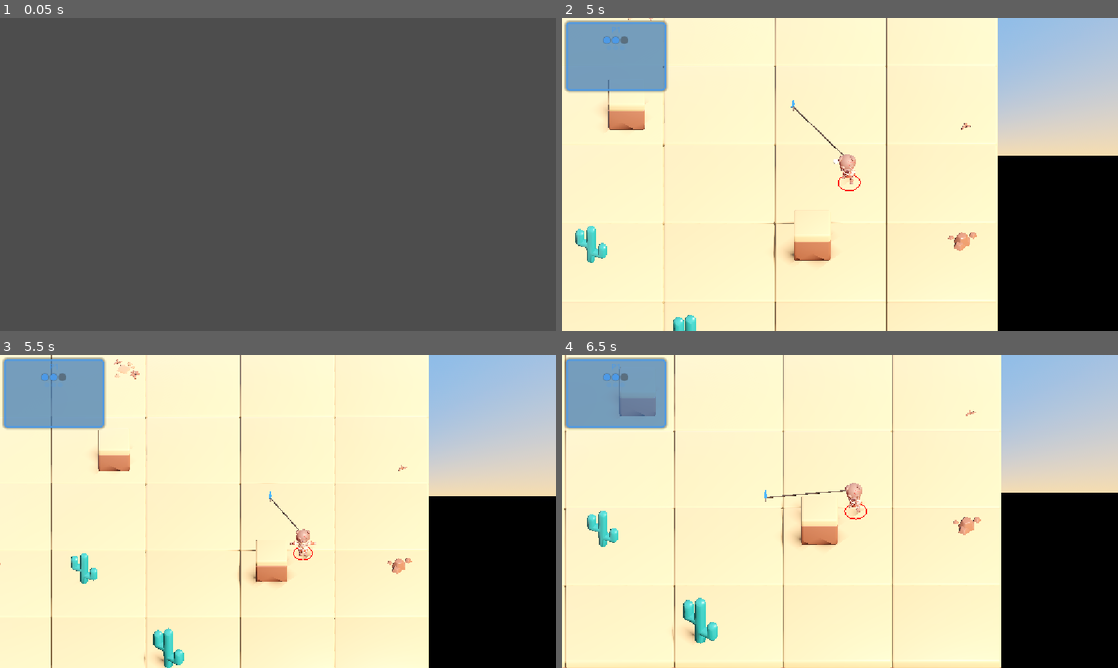
Above: before the commit, frames 1-4 (two rows, left to right).
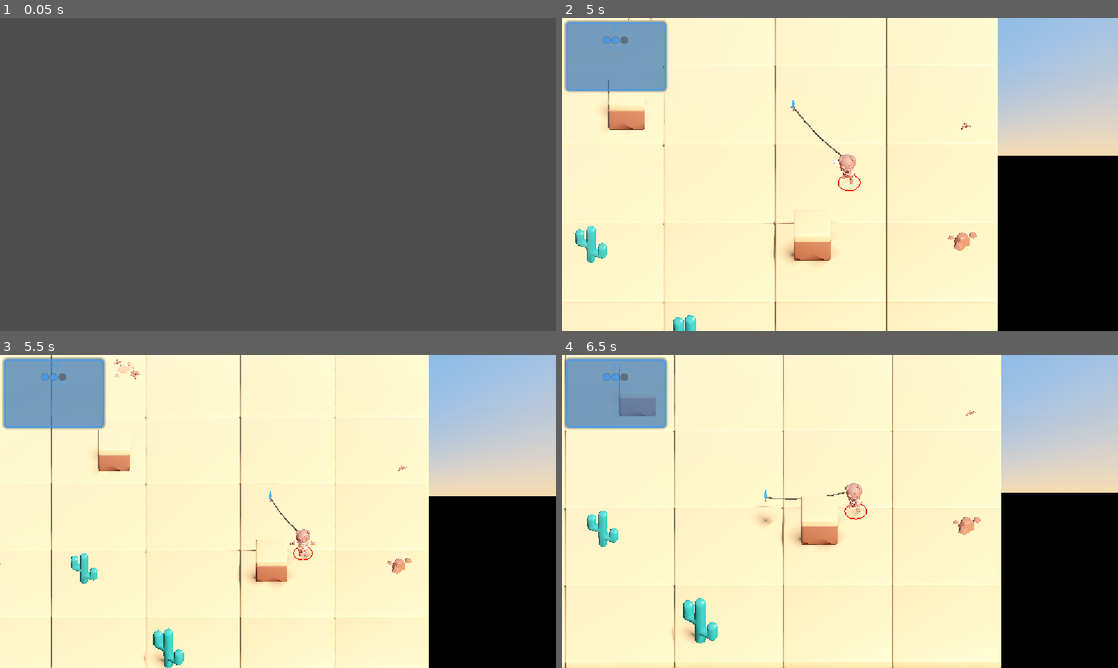
Above: after the commit, the same moments.

Repository: haotsai101/ropedart-arena
Game: Godot game, scene res://tests/test_player_map_boundary.tscn
Same seed, same stepped clock (60 frames per second), same inputs: the game is played once before the commit and once after it. This scene is started directly instead of the project's main scene.
Inputs (mouse positions are in pixels of both pictures, inside the frame that each line leads up to):
- Up to frame 1 (0.05 s): no input
- Up to frame 2 (5 s): tap Enter (ui_accept) at 0.5, 0.77, 2, 3.77 s; move the mouse to (962, 158) at 0.52 s; hold Right (ui_right) 0.53-1.25 s; tap B at 0.6 s; click (962, 158) at 0.67 s; drag from (728, 190) to (812, 237) at 1.27 s; move the mouse to (895, 105) at 2.02 s; hold Right (ui_right) 2.03-2.75 s; tap R at 2.1 s; drag from (812, 237) to (673, 127) at 2.77 s; move the mouse to (1006, 221) at 3.52 s; hold Left (ui_left) 3.53-4.25 s; tap Backspace at 3.6 s; drag from (673, 127) to (756, 96) at 4.27 s
- Up to frame 3 (5.5 s): move the mouse to (305, 511) at 5.02 s; hold Down (ui_down) from 5.03 s (still down); hold Shift from 5.03 s (still down); click (305, 511) at 5.17 s
- Up to frame 4 (6.5 s): release Down (ui_down) at 5.75 s; release Shift at 5.75 s; drag from (756, 433) to (728, 527) at 5.77 s

Frame 1 is identical in both runs. In frame 2, 0.1% of the frame differs, in the area x 41-51%, y 28-44%; in frame 3, less than 0.1%; in frame 4, 0.2%, in the area x 34-52%, y 43-55%.

Commit message:
fix: reposition rope coil to the forearm, give the thrown rope real sag
Two issues from testing: the coiled rope wasn't visible at all, and
the extended rope while thrown just read as a rigid rod recalculated
every frame (a single straight cylinder stretched between hand and
dart head).

Root cause of the invisible coil: it shared the same handslot.r
BoneAttachment3D as the dagger with only a 0.05-unit offset, and its
inner radius (0.045) was well inside the character's actual forearm
radius (measured directly off Barbarian.glb's skinned mesh: ~0.09-0.15
at the lowerarm.r midpoint) -- it was almost certainly overlapping/
clipped inside the dagger's grip geometry. Moved it to its own
attachment on lowerarm.r instead, rebuilt with a larger inner radius
(0.16) so it clears the arm, rotated 90deg around local X so the
spiral wraps around the bone's length axis like a bracelet instead of
lying flat, and positioned at the bone's local half-length to sit at
the forearm's midpoint.

For the rigid-rod rope: replaced the single stretched-cylinder segment
with 8 segments sampled along a shallow parabolic sag curve (droop
scaled by the rope's current length, zero at both ends) -- same
per-segment stretch-transform math as before, just applied 8 times
along the curve instead of once along a straight line.

Co-Authored-By: Claude Sonnet 5 <noreply@anthropic.com>
Claude-Session: https://claude.ai/code/session_019aCxs6gZU2bEG9ijQUiYXu

Diff:
--- a/scripts/player.gd
+++ b/scripts/player.gd
@@ -60,9 +60,14 @@
 var player_mesh: Node3D = null
 var character_id: String = "char_barbarian"
 var _mesh_base_scale: Vector3 = Vector3.ONE
-## Dart head + coiled rope held in the character's hand until thrown -- see
+## Dart head held in the character's hand until thrown -- see
 ## _setup_dagger_in_hand(); visibility mirrors (dart == null) every frame.
 var _dagger_in_hand: Node3D = null
+## Coiled rope worn around the forearm until thrown -- separate attachment
+## point from _dagger_in_hand (lowerarm.r, not handslot.r) so it doesn't
+## overlap the dagger's own geometry; visibility mirrors (dart == null)
+## alongside it.
+var _rope_coil_in_hand: Node3D = null
 
 var player_color: Color
 var character_color: Color = Color(0.85, 0.08, 0.04, 1.0)   # set in _ready from CHARACTER_DEFS
@@ -331,39 +336,55 @@
 	## Every character rig has a "handslot.r" bone -- a KayKit-authored
 	## attachment point parented right under hand.r, positioned at the palm
 	## with its local -Y axis as the grip direction (confirmed by inspecting
-	## its rest transform) -- exactly what BoneAttachment3D needs. Holds two
-	## permanent props: the dart head (reuses rope_dart.gd's own dart_head.glb
-	## so the in-hand and in-flight weapon look identical) and a coiled rope
-	## (rope_coil.glb, matching rope_dart.tscn's rope material so the coiled
-	## and extended-while-thrown rope read as the same physical object)
-	## offset slightly so it doesn't clip through the dart head. Both are
-	## kept in sync with (dart == null) in _process() rather than at each of
-	## _throw()/_on_dart_returned()/kill()/reset_for_round(), so there's a
-	## single source of truth for it.
+	## its rest transform) -- exactly what BoneAttachment3D needs for the
+	## dart head (reuses rope_dart.gd's own dart_head.glb so the in-hand and
+	## in-flight weapon look identical).
+	##
+	## The coiled rope is a SEPARATE attachment on "lowerarm.r" instead --
+	## sharing handslot.r with the dagger put both props in the same small
+	## span of space, and the coil (built with a small inner radius) ended up
+	## overlapping/clipping inside the dagger's grip geometry. lowerarm.r
+	## measures 0.26 units head-to-tail along its own local -Y (bone length
+	## axis), and the actual character mesh's forearm radius there measures
+	## ~0.09-0.15 (sampled directly from Barbarian.glb's skinned vertices) --
+	## rope_coil.glb's inner radius (0.16) was sized to clear that. Rotating
+	## 90 deg around local X maps the coil's flat spiral normal (local +Z)
+	## onto the bone's length axis (local -Y), so it encircles the forearm
+	## like a wrapped coil instead of lying flat against it. Positioned at
+	## the bone's local half-length (-0.13) to sit at the forearm's midpoint.
+	##
+	## Both props are kept in sync with (dart == null) in _process() rather
+	## than at each of _throw()/_on_dart_returned()/kill()/reset_for_round(),
+	## so there's a single source of truth for it.
 	if player_mesh == null:
 		return
 	var skeleton: Skeleton3D = _find_skeleton(player_mesh)
 	if skeleton == null:
 		return
-	var attachment := BoneAttachment3D.new()
-	attachment.name = "DaggerAttachment"
-	attachment.bone_name = "handslot.r"
-	skeleton.add_child(attachment)
-
+
+	var dagger_attachment := BoneAttachment3D.new()
+	dagger_attachment.name = "DaggerAttachment"
+	dagger_attachment.bone_name = "handslot.r"
+	skeleton.add_child(dagger_attachment)
 	var dagger_scene: PackedScene = load("res://assets/characters/dart_head.glb")
 	if dagger_scene != null:
 		var dagger_instance: Node3D = dagger_scene.instantiate()
 		dagger_instance.name = "DaggerInHand"
-		attachment.add_child(dagger_instance)
-
+		dagger_attachment.add_child(dagger_instance)
+	_dagger_in_hand = dagger_attachment
+
+	var coil_attachment := BoneAttachment3D.new()
+	coil_attachment.name = "RopeCoilAttachment"
+	coil_attachment.bone_name = "lowerarm.r"
+	skeleton.add_child(coil_attachment)
 	var coil_scene: PackedScene = load("res://assets/characters/rope_coil.glb")
 	if coil_scene != null:
 		var coil_instance: Node3D = coil_scene.instantiate()
 		coil_instance.name = "RopeCoilInHand"
-		coil_instance.position = Vector3(0.0, -0.05, 0.05)
-		attachment.add_child(coil_instance)
-
-	_dagger_in_hand = attachment
+		coil_instance.position = Vector3(0.0, -0.13, 0.0)
+		coil_instance.rotation_degrees = Vector3(90.0, 0.0, 0.0)
+		coil_attachment.add_child(coil_instance)
+	_rope_coil_in_hand = coil_attachment
 
 
 func _find_skeleton(node: Node) -> Skeleton3D:
@@ -430,6 +451,8 @@
 		return
 	if _dagger_in_hand != null:
 		_dagger_in_hand.visible = (dart == null)
+	if _rope_coil_in_hand != null:
+		_rope_coil_in_hand.visible = (dart == null)
 	if is_dead or is_falling:
 		return
 
--- a/scripts/rope_dart.gd
+++ b/scripts/rope_dart.gd
@@ -7,11 +7,12 @@
 ## over unchanged from the previous straight-thrown-dagger weapon, which is
 ## current codebase, not the old (discarded) rope dart design.
 ##
-## Unlike that dagger, this weapon stays tethered: a rope is drawn from the
-## owner's hand to the head every frame in every state, and the owner can
-## actively recall it (see recall()) from anywhere -- flying or anchored --
-## instead of only retrieving it by walking over it (still also supported;
-## walking within pickup_radius always retrieves it too).
+## Unlike that dagger, this weapon stays tethered: a multi-segment sagging
+## rope (see ROPE_SEGMENTS) is drawn from the owner's hand to the head every
+## frame in every state, and the owner can actively recall it (see recall())
+## from anywhere -- flying or anchored -- instead of only retrieving it by
+## walking over it (still also supported; walking within pickup_radius
+## always retrieves it too).
 ##
 ## Hit resolution distinguishes head vs. body: a head hit (tight radius right
 ## at the top of the target's capsule) is an instant kill, same as the old
@@ -62,15 +63,43 @@
 const CAPSULE_DIR: Vector2 = Vector2(0, -1)
 @export var capsule_height: float = 1.4
 
+## Number of straight segments the rope is drawn as between hand and head --
+## a single stretched segment (the old approach) reads as a rigid rod
+## recalculated every frame rather than an actual rope, since it's always
+## the exact straight-line distance between the two points. Sampling
+## several points along a sagging curve and drawing a short segment between
+## each pair gives it a real hanging-rope silhouette instead.
+const ROPE_SEGMENTS: int = 8
+## World-space vertical droop applied at the rope's midpoint, scaled by its
+## current length (a fully-extended throw sags more than a rope that's
+## mostly reeled back in during RECALLING).
+const ROPE_SAG_FACTOR: float = 0.12
+const ROPE_SAG_MAX: float = 0.35
+
 var state: int = State.FLYING
 var owner_player: Node3D = null
 var head_2d: Vector2 = Vector2.ZERO
 var origin_2d: Vector2 = Vector2.ZERO
 var dir_2d: Vector2 = Vector2.ZERO
 var charge_ratio: float = 0.0
+var _rope_segments: Array[MeshInstance3D] = []
 
 @onready var head_mesh: Node3D = $Head
 @onready var rope_mesh: MeshInstance3D = $Rope
+
+
+func _ready() -> void:
+	# $Rope (authored in rope_dart.tscn, with the actual rope material) is
+	# segment 0; build the rest by sharing its mesh + material rather than
+	# duplicating the scene-authored resources.
+	_rope_segments.append(rope_mesh)
+	var shared_mat: Material = rope_mesh.get_surface_override_material(0)
+	for i in range(ROPE_SEGMENTS - 1):
+		var seg := MeshInstance3D.new()
+		seg.mesh = rope_mesh.mesh
+		seg.set_surface_override_material(0, shared_mat)
+		add_child(seg)
+		_rope_segments.append(seg)
 
 
 func launch(player: Node3D, from_2d: Vector2, aim: Vector2, ratio: float = 0.0) -> void:
@@ -297,15 +326,39 @@
 	var owner_pos_2d: Vector2 = owner_player.get_pos_2d()
 	var from: Vector3 = Vector3(owner_pos_2d.x, owner_player.global_position.y + rope_hand_height, owner_pos_2d.y)
 	var to: Vector3 = head_mesh.global_position
-	var diff: Vector3 = to - from
+	var total_length: float = from.distance_to(to)
+	if total_length < 0.05:
+		for seg in _rope_segments:
+			seg.visible = false
+		return
+
+	# Sample points along a shallow hanging curve (parabolic droop, zero at
+	# both ends, peak at the midpoint) instead of a single straight line --
+	# see ROPE_SEGMENTS' comment for why.
+	var sag: float = minf(total_length * ROPE_SAG_FACTOR, ROPE_SAG_MAX)
+	var n: int = _rope_segments.size()
+	var points: Array[Vector3] = []
+	points.resize(n + 1)
+	for i in range(n + 1):
+		var t: float = float(i) / float(n)
+		var p: Vector3 = from.lerp(to, t)
+		p.y -= sag * 4.0 * t * (1.0 - t)
+		points[i] = p
+
+	for i in range(n):
+		_render_rope_segment(_rope_segments[i], points[i], points[i + 1])
+
+
+func _render_rope_segment(seg: MeshInstance3D, from_pt: Vector3, to_pt: Vector3) -> void:
+	var diff: Vector3 = to_pt - from_pt
 	var length: float = diff.length()
-	if length < 0.05:
-		rope_mesh.visible = false
+	if length < 0.001:
+		seg.visible = false
 		return
-	rope_mesh.visible = true
+	seg.visible = true
 	var y_axis: Vector3 = diff / length
 	# Any vector not parallel to y_axis works as a basis seed for building an
-	# orthonormal frame around it; UP fails only when the rope points
+	# orthonormal frame around it; UP fails only when a segment points
 	# (near-)vertically, which never happens here since both endpoints share
 	# roughly the same height band, but guard it anyway.
 	var basis_seed: Vector3 = Vector3.RIGHT if absf(y_axis.dot(Vector3.UP)) > 0.99 else Vector3.UP
@@ -314,4 +367,4 @@
 	# CylinderMesh's unit height runs along local Y -- encode the stretch
 	# directly into that basis column rather than touching .scale separately,
 	# so this single assignment can't fight with any other transform write.
-	rope_mesh.global_transform = Transform3D(Basis(x_axis, y_axis * length, z_axis), (from + to) * 0.5)
+	seg.global_transform = Transform3D(Basis(x_axis, y_axis * length, z_axis), (from_pt + to_pt) * 0.5)
Binary file changed: assets/characters/rope_coil.glb
